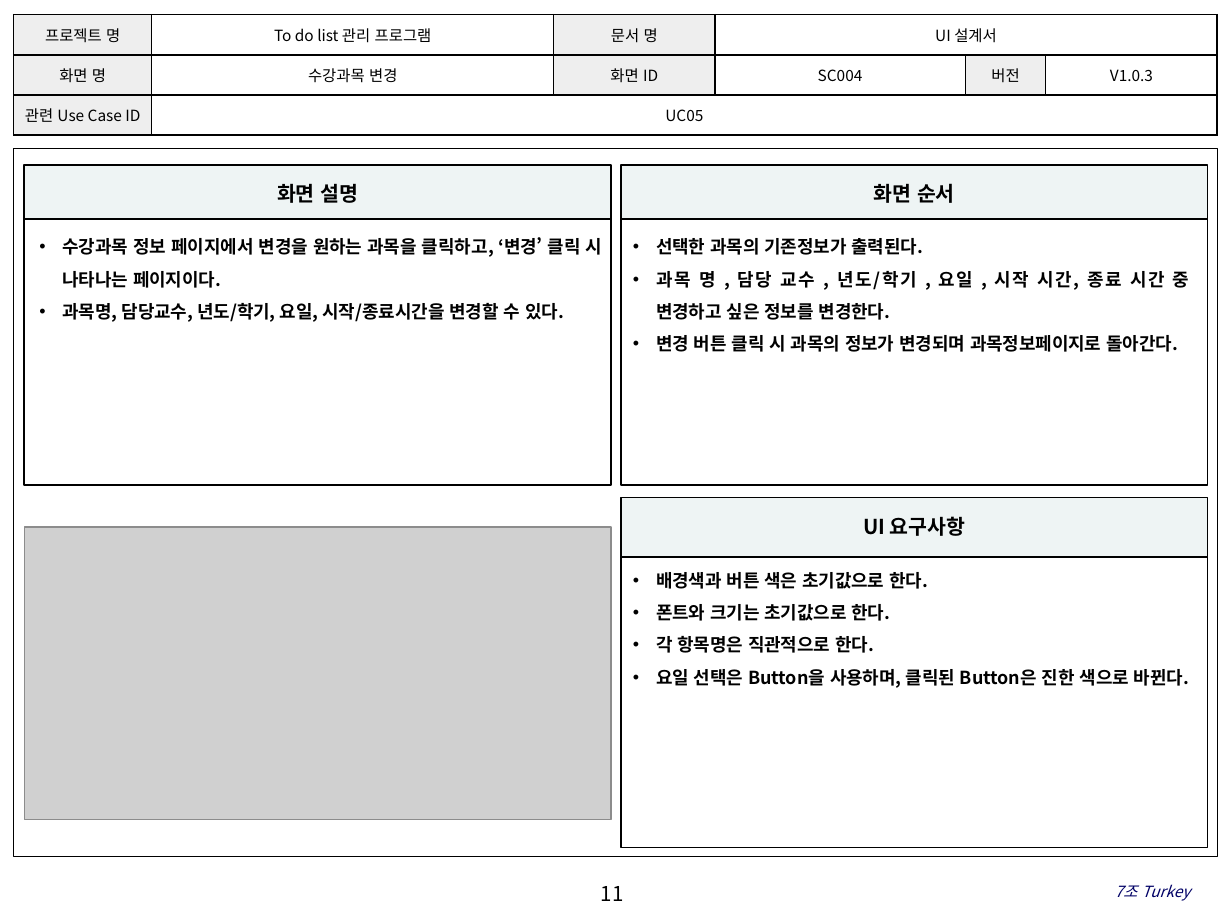
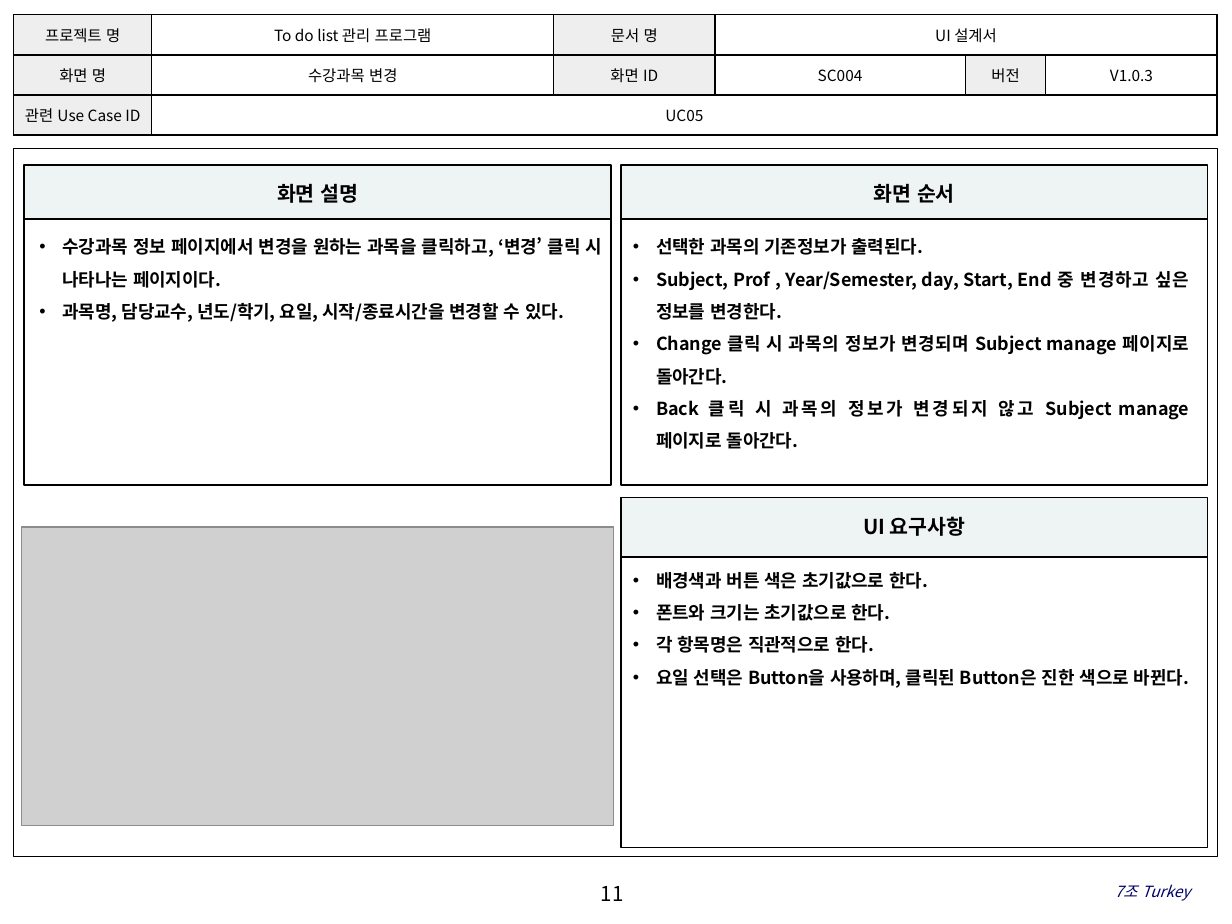
Before and after one commit to SE-admin/7, a slide deck: slide 11 of doc/3_ 설계서/UI Design.pptx. Drawn at 1232x924 pixels with LibreOffice and Linux fonts; fonts in the diff are those of the drawing; grey boxes stand for pictures; background and template pictures are left out. Boxes give left, top, right and bottom in pixels: in the first picture for what was removed or moved away, otherwise in the second. Text is boxed around its words. In the diff, an @@ line names an element or a change of style, - is before the commit and + after.

Commit message:
UI Design|doc|요구사항 변경으로 UI디자인 수정

```diff
--- a/doc/3_ 설계서/UI Design.pptx
+++ b/doc/3_ 설계서/UI Design.pptx
@@ text at [656,271,1190,449]: text changed @@
-• 과목 명 , 담당 교수 , 년도/학기 , 요일 , 시작 시간, 종료 시간 중 변경하고 싶은 정보를 변경한다.
-• 변경 버튼 클릭 시 과목의 정보가 변경되며 과목정보페이지로 돌아간다.
+• Subject, Prof , Year/Semester, day, Start, End 중 변경하고 싶은 정보를 변경한다.
+• Change 클릭 시 과목의 정보가 변경되며 Subject manage 페이지로 돌아간다.
+• Back 클릭 시 과목의 정보가 변경되지 않고 Subject manage 페이지로 돌아간다.
@@ picture: place and size @@
-picture at [25,527,611,821]
+picture at [21,527,614,827]
```
Also in this commit, not shown: 13 other slides changed.
